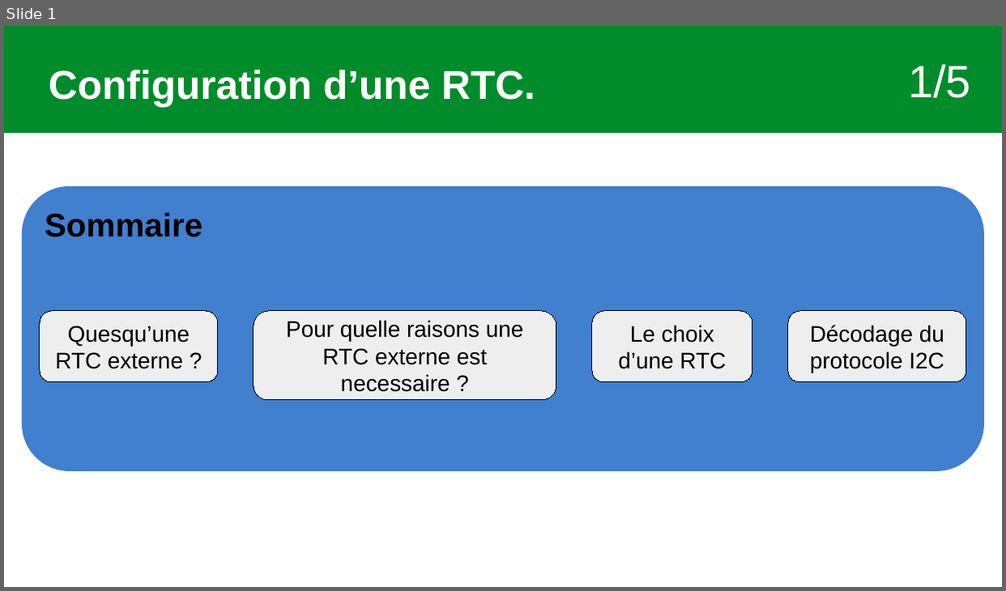
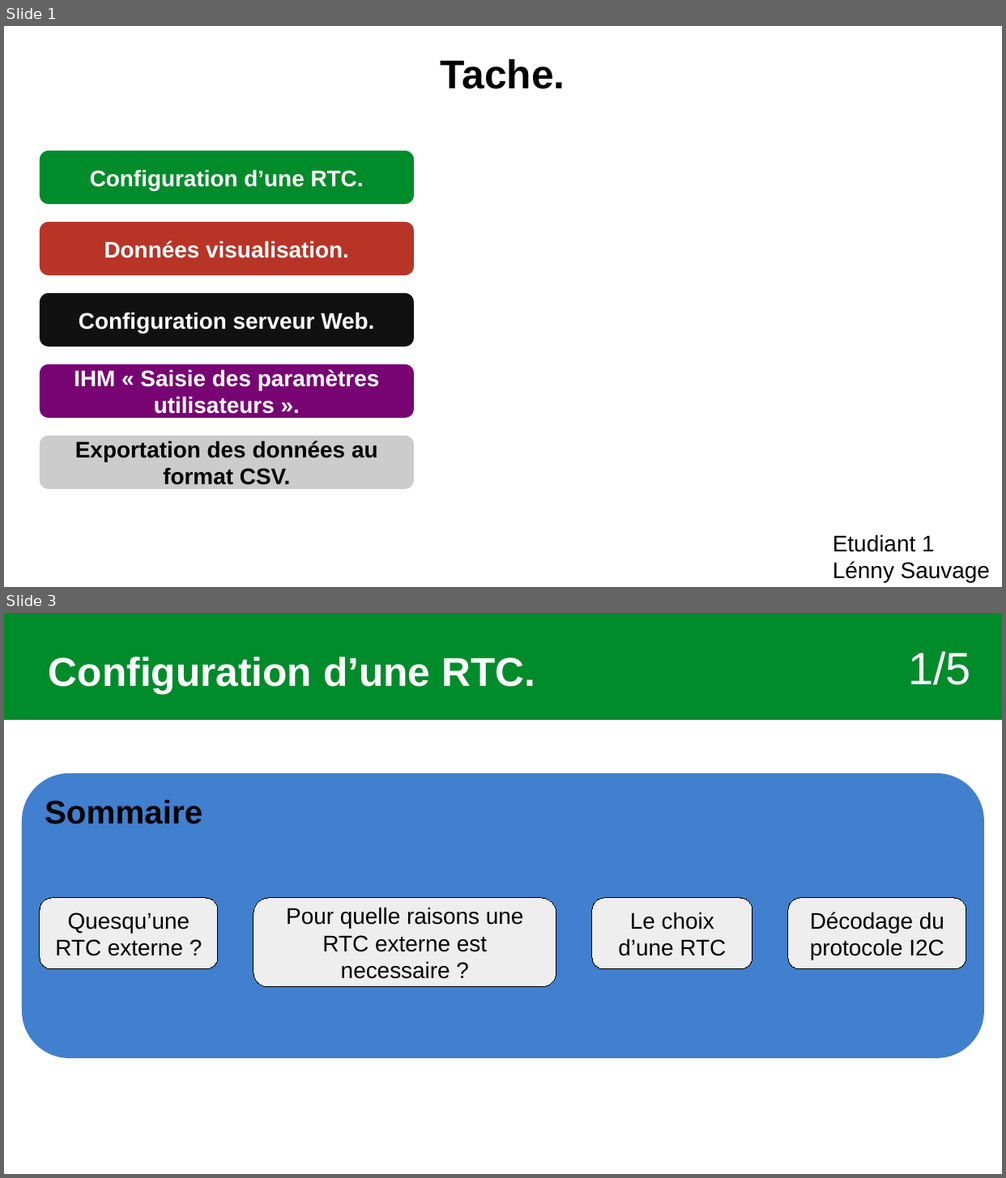
Before and after one commit to Sauvage89/sechoir-houblon, a slide deck: doc/diaporama/revu2/revu2_sauvage.odp. Shown one above the other, each under a label of ours: slide 1 before the commit, slides 1 and 3 after it; the slides between them are not shown. The pictures are 1006x591 and 1006x1178 pixels, drawn with LibreOffice and Linux fonts; fonts in the diff are those of the drawing. Boxes give left, top, right and bottom in pixels: in the first picture for what was removed or moved away, otherwise in the second. Text is boxed around its words. In the diff, an @@ line names an element or a change of style, - is before the commit and + after.

```diff
--- a/doc/diaporama/revu2/revu2_sauvage.odp
+++ b/doc/diaporama/revu2/revu2_sauvage.odp
@@ slide 1 added at [4,26,1002,587], background #FFFFFF @@
@@ text added at [441,59,565,89], 32 pt, text #000000, bold @@
+Tache.
@@ rounded rectangle added at [40,151,413,204], fill #008C2A, 18 pt, text #FFFFFF, bold @@
+Configuration d’une RTC.
@@ rounded rectangle added at [40,223,413,276], fill #B83427, 18 pt, text #FFFFFF, bold @@
+Données visualisation.
@@ rounded rectangle added at [40,293,413,347], fill #111111, 18 pt, text #FFFFFF, bold @@
+Configuration serveur Web.
@@ rounded rectangle added at [40,365,413,418], fill #780373, 18 pt, text #FFFFFF, bold @@
+IHM « Saisie des paramètres utilisateurs ».
@@ rounded rectangle added at [40,436,413,489], fill #CCCCCC, 18 pt, text #000000, bold @@
+Exportation des données au format CSV.
@@ text added at [833,535,990,583], 18 pt, text #000000 @@
+Etudiant 1
+Lénny Sauvage
@@ what was slide 1 is now slide 3 @@
```
Also in this commit, not shown: 6 slides changed, 22 other slides added, 4 other files.
